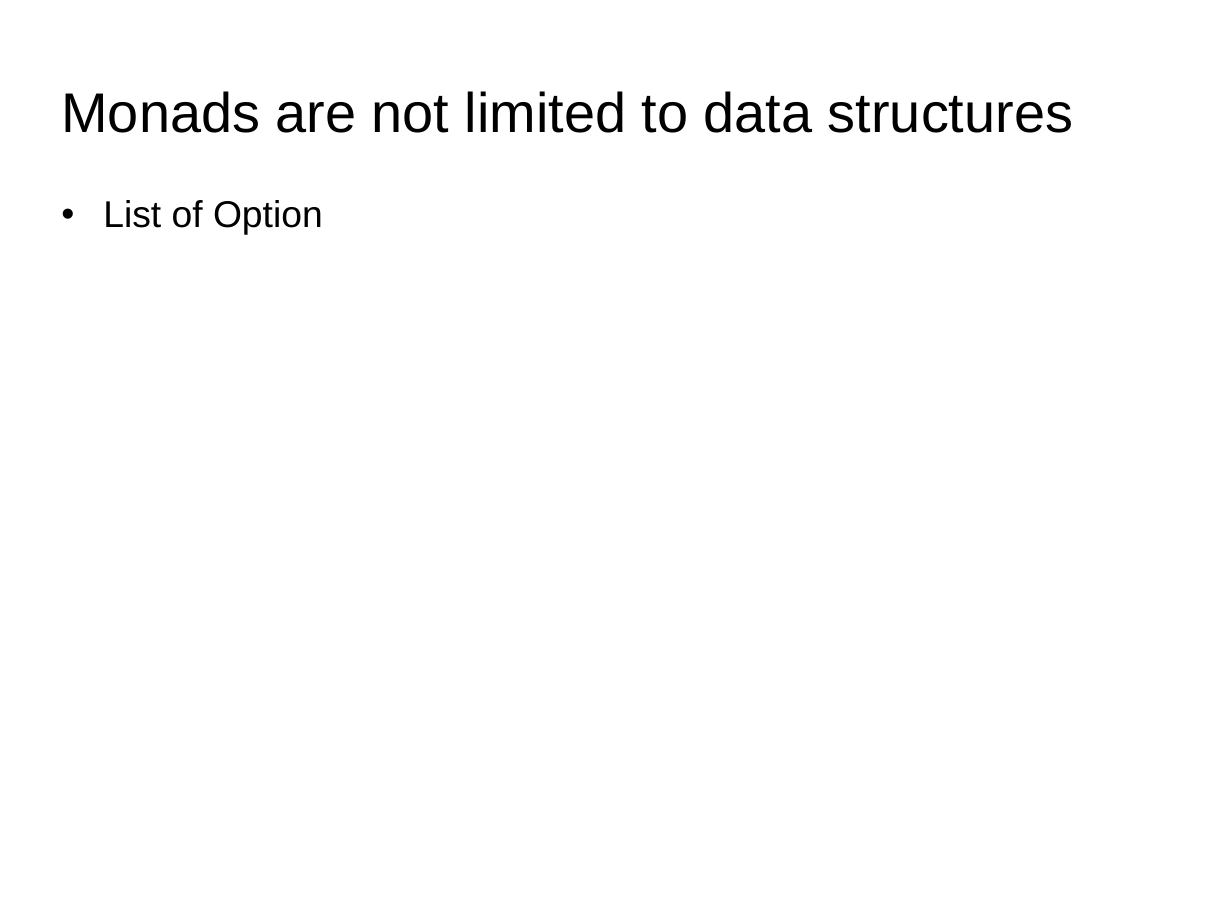
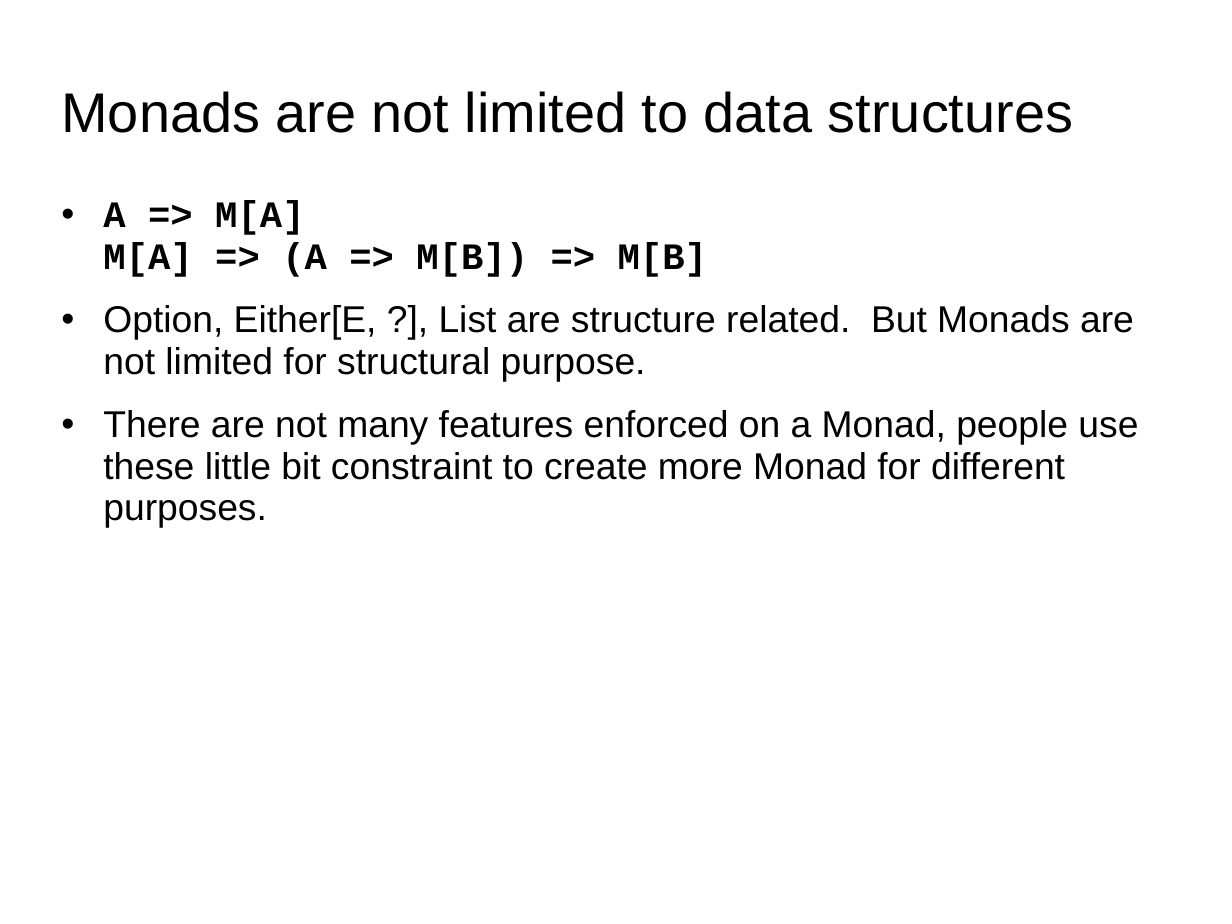
Before and after one commit to amywong-monster/Presentations, a slide deck: slide 16 of 2021-09-16-Basic-FP-Pattern.ppt. Drawn at 1232x924 pixels with LibreOffice and Linux fonts; fonts in the diff are those of the drawing. Boxes give left, top, right and bottom in pixels: in the first picture for what was removed or moved away, otherwise in the second. Text is boxed around its words. In the diff, an @@ line names an element or a change of style, - is before the commit and + after.

```diff
--- a/2021-09-16-Basic-FP-Pattern.ppt
+++ b/2021-09-16-Basic-FP-Pattern.ppt
@@ text at (x1=103, y1=201, x2=1138, y2=528): text changed @@
-• List of Option
+• A => M[A]
+  M[A] => (A => M[B]) => M[B]
+• Option, Either[E, ?], List are structure related. But Monads are not limited for structural purpose.
+• There are not many features enforced on a Monad, people use these little bit constraint to create more Monad for different purposes.
```
Also in this commit, not shown: 3 other slides changed.
